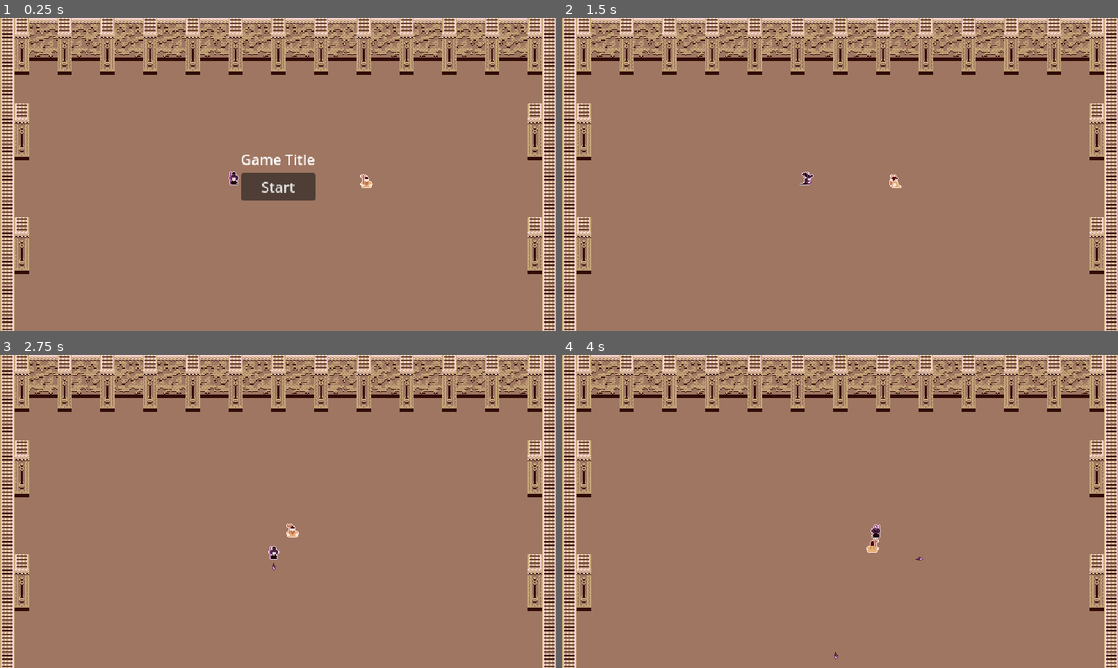
Above: before the commit, frames 1-4 (two rows, left to right).
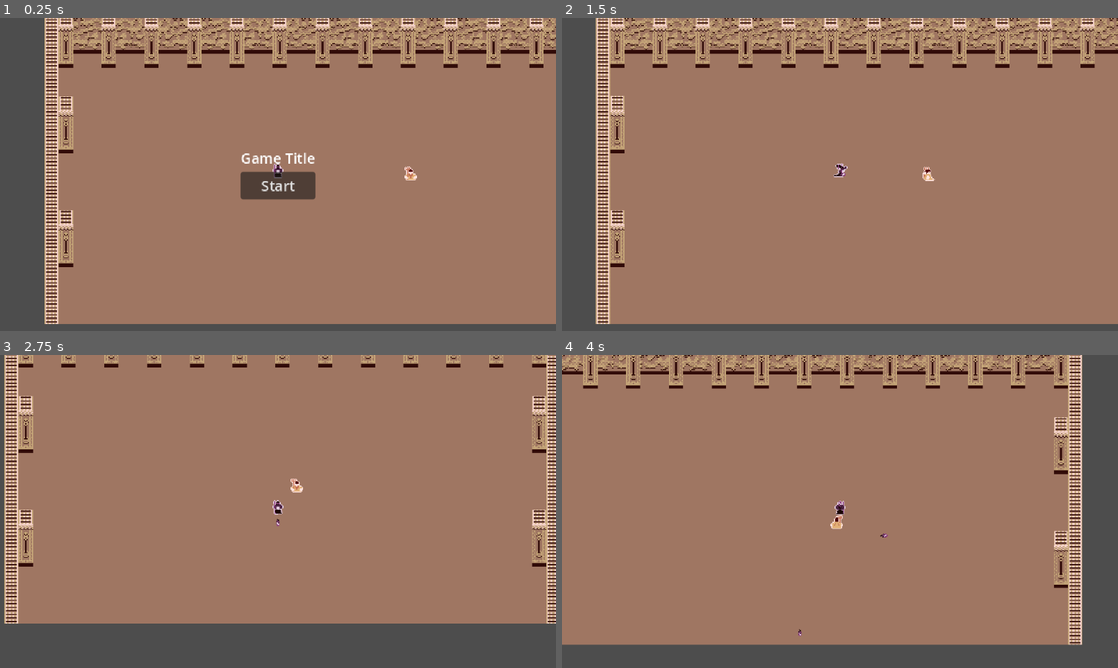
Above: after the commit, the same moments.

Repository: DanWaywell/collab_jam_game
Game: Godot game, scene res://game.tscn
Same seed, same stepped clock (60 frames per second), same inputs: the game is played once before the commit and once after it.
Inputs (mouse positions are in pixels of both pictures, inside the frame that each line leads up to):
- Up to frame 1 (0.25 s): no input
- Up to frame 2 (1.5 s): click "Start" at 0.5 s; move the mouse to (962, 158) at 1.27 s; hold D (move_right) from 1.28 s (still down); tap Space (action_1) at 1.35 s
- Up to frame 3 (2.75 s): move the mouse to (166, 527) at 2.02 s; release D (move_right) at 2.03 s; hold S (move_down) from 2.03 s (still down); tap Space (action_1) at 2.1 s
- Up to frame 4 (4 s): move the mouse to (895, 442) at 2.77 s; release S (move_down) at 2.78 s; hold D (move_right) 2.78-3.53 s; tap Space (action_1) at 2.85, 3.6 s; move the mouse to (812, 574) at 3.52 s; hold W (move_up) from 3.53 s (still down)

The runs differ from the first frame. In frame 1, 26% of the frame differs, in the area x 0-100%, y 0-100%; in frame 2, 24%; in frame 3, 29%; in frame 4, 28%.

Commit message:
added character walk animations
changed stretch mode to canvas_item to reduce stutter

Diff:
--- a/src/audio/default_bus_layout.tres
+++ b/src/audio/default_bus_layout.tres
@@ -6,7 +6,7 @@
 bus/1/solo = false
 bus/1/mute = false
 bus/1/bypass_fx = false
-bus/1/volume_db = -6.91795
+bus/1/volume_db = -14.056
 bus/1/send = &"Master"
 bus/2/name = &"sound"
 bus/2/solo = false
--- a/src/character/character.gd
+++ b/src/character/character.gd
@@ -11,8 +11,9 @@
 var health = 3
 
 @onready var sprite = $Sprite2D
+@onready var animation_player = $AnimationPlayer
 
-func _physics_process(delta: float) -> void:
+func _physics_process(_delta: float) -> void:
 	var input_direction = Input.get_vector("move_left", "move_right", "move_up", "move_down")
 
 	var move_direction = input_direction.normalized()
@@ -20,10 +21,12 @@
 	# Movement x y
 	if move_direction:
 		velocity = move_direction * speed
+		animation_player.play("walk")
 		#velocity.x = move_toward(velocity.x, move_direction.x * speed * input_direction.length(), ACCELERATION)
 		#velocity.y = move_toward(velocity.y, move_direction.y * speed * input_direction.length(), ACCELERATION)
 	else:
 		velocity = Vector2.ZERO
+		animation_player.play("RESET")
 		#velocity.x = move_toward(velocity.x, 0, DECELERATION)
 		#velocity.y = move_toward(velocity.y, 0, DECELERATION)
 
@@ -47,12 +50,12 @@
 func set_direction_facing(vec2):
 	if vec2 != Vector2.ZERO:
 		if abs(vec2.x) > abs(vec2.y):
-			if vec2.x > 0:
+			if vec2.x > 0.01:
 				direction_facing = Vector2.RIGHT
 			else:
 				direction_facing = Vector2.LEFT
 		else:
-			if vec2.y > 0:
+			if vec2.y > 0.01:
 				direction_facing = Vector2.DOWN
 			else:
 				direction_facing = Vector2.UP
--- a/src/character/character.tscn
+++ b/src/character/character.tscn
@@ -19,6 +19,69 @@
 stream_0/weight = 2.0
 stream_1/stream = ExtResource("3_0rvpn")
 stream_2/stream = ExtResource("5_o6jyn")
+
+[sub_resource type="Animation" id="Animation_o6jyn"]
+resource_name = "walk"
+length = 0.75
+loop_mode = 1
+step = 0.25
+tracks/0/type = "value"
+tracks/0/imported = false
+tracks/0/enabled = true
+tracks/0/path = NodePath("Sprite2D:position")
+tracks/0/interp = 1
+tracks/0/loop_wrap = true
+tracks/0/keys = {
+"times": PackedFloat32Array(0, 0.25, 0.5),
+"transitions": PackedFloat32Array(1, 1, 1),
+"update": 0,
+"values": [Vector2(0, -4), Vector2(1, -5), Vector2(1.19209e-07, -5)]
+}
+tracks/1/type = "value"
+tracks/1/imported = false
+tracks/1/enabled = true
+tracks/1/path = NodePath("Sprite2D:rotation")
+tracks/1/interp = 1
+tracks/1/loop_wrap = true
+tracks/1/keys = {
+"times": PackedFloat32Array(0, 0.25, 0.5),
+"transitions": PackedFloat32Array(1, 1, 1),
+"update": 0,
+"values": [0.0, 0.0909919, -0.0667334]
+}
+
+[sub_resource type="Animation" id="Animation_tgjim"]
+length = 0.001
+tracks/0/type = "value"
+tracks/0/imported = false
+tracks/0/enabled = true
+tracks/0/path = NodePath("Sprite2D:position")
+tracks/0/interp = 1
+tracks/0/loop_wrap = true
+tracks/0/keys = {
+"times": PackedFloat32Array(0),
+"transitions": PackedFloat32Array(1),
+"update": 0,
+"values": [Vector2(0, -4)]
+}
+tracks/1/type = "value"
+tracks/1/imported = false
+tracks/1/enabled = true
+tracks/1/path = NodePath("Sprite2D:rotation")
+tracks/1/interp = 1
+tracks/1/loop_wrap = true
+tracks/1/keys = {
+"times": PackedFloat32Array(0),
+"transitions": PackedFloat32Array(1),
+"update": 0,
+"values": [0.0]
+}
+
+[sub_resource type="AnimationLibrary" id="AnimationLibrary_wy5t8"]
+_data = {
+&"RESET": SubResource("Animation_tgjim"),
+&"walk": SubResource("Animation_o6jyn")
+}
 
 [node name="Character" type="CharacterBody2D"]
 collision_layer = 2
@@ -41,3 +104,11 @@
 bus = &"sound"
 script = ExtResource("5_tgjim")
 player = NodePath("..")
+
+[node name="AnimationPlayer" type="AnimationPlayer" parent="."]
+libraries = {
+&"": SubResource("AnimationLibrary_wy5t8")
+}
+speed_scale = 2.0
+
+[node name="Camera2D" type="Camera2D" parent="."]
--- a/src/character/footsteps_component.gd
+++ b/src/character/footsteps_component.gd
@@ -7,7 +7,7 @@
 	pass
 
 var wait: bool = true
-func _process(delta: float) -> void:
+func _process(_delta: float) -> void:
 	if player.velocity != Vector2.ZERO:
 		if wait == false:
 			pass
--- a/src/opponent/opponent.gd
+++ b/src/opponent/opponent.gd
@@ -12,7 +12,7 @@
 @onready var target = %Character
 
 
-func _physics_process(delta: float) -> void:
+func _physics_process(_delta: float) -> void:
 	var input_direction = target.position - position
 
 	var move_direction = input_direction.normalized()
--- a/src/project.godot
+++ b/src/project.godot
@@ -27,9 +27,10 @@
 
 window/size/viewport_width=624
 window/size/viewport_height=352
+window/size/mode=3
 window/size/window_width_override=1280
 window/size/window_height_override=720
-window/stretch/mode="viewport"
+window/stretch/mode="canvas_items"
 
 [importer_defaults]
 
Not shown: 1 places in src/character/character.tscn that only renumber resources
